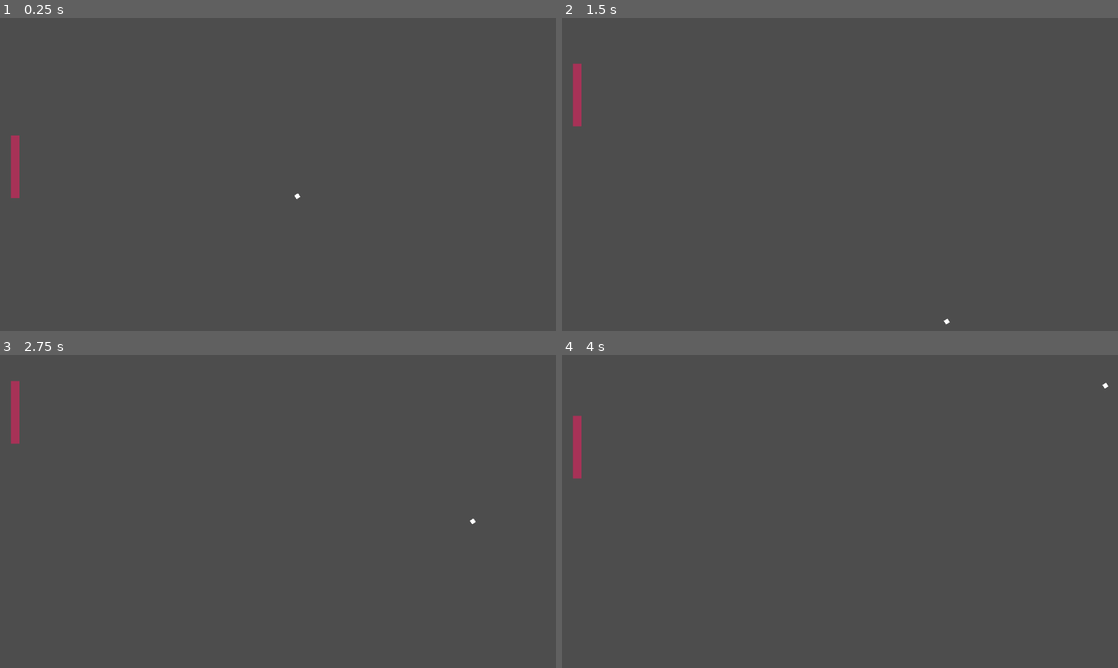
Above: before the commit, frames 1-4 (two rows, left to right).
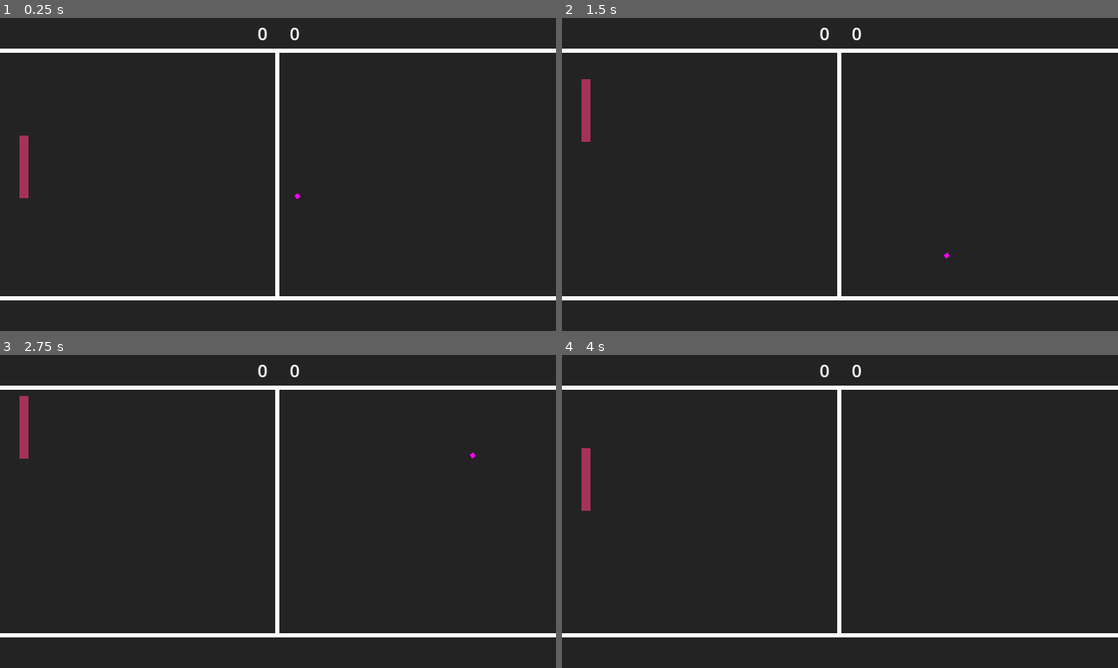
Above: after the commit, the same moments.

Repository: rdleon/netpong
Game: Godot game, scene res://Scenes/scene_handler.tscn
The game is run twice, just before and just after one commit, with the same random seed, the same clock (stepped at 60 frames per second) and the same inputs.
Inputs:
- Up to frame 1 (0.25 s): no input
- Up to frame 2 (1.5 s): hold Up (ui_up) 0.53-1.28 s; hold Down (ui_down) from 1.28 s (still down)
- Up to frame 3 (2.75 s): release Down (ui_down) at 2.03 s; hold Up (ui_up) from 2.03 s (still down)
- Up to frame 4 (4 s): tap Enter at 3.5 s; release Up (ui_up) at 3.53 s; hold Down (ui_down) from 3.53 s (still down)

The runs differ from the first frame. In frame 1, 100% of the frame differs, in the area x 0-100%, y 0-100%; in frame 2, 100%; in frame 3, 100%; in frame 4, 100%.

Commit message:
changed the walls to interact with the ball when entered

Diff:
--- a/Scenes/ball.gd
+++ b/Scenes/ball.gd
@@ -1,5 +1,4 @@
 extends CharacterBody2D
-
 const SPEED = 300
 
 var motion = Vector2()
@@ -12,8 +11,17 @@
 	position = Vector2(644, 347)
 	velocity = Vector2(SPEED, 0).rotated(rotation)
 
-# Called when the node enters the scene tree for the first time.
 func _physics_process(delta):
 	var collision = move_and_collide(velocity * delta)
 	if collision:
 		velocity = velocity.bounce(collision.get_normal())
+
+
+func _on_area_2d_body_entered(body):
+	pass
+#	velocity = velocity.bounce(Vector2(-1,0))
+
+
+func _on_area_2d_2_body_entered(body):
+	pass
+#	velocity = velocity.bounce(Vector2(-1,0))
--- a/Scenes/ball.tscn
+++ b/Scenes/ball.tscn
@@ -1,27 +1,19 @@
-[gd_scene load_steps=3 format=3 uid="uid://bnletd558fpyp"]
+[gd_scene load_steps=4 format=3 uid="uid://bnletd558fpyp"]
 
 [ext_resource type="Script" path="res://Scenes/ball.gd" id="1_58hh5"]
+
+[sub_resource type="PlaceholderTexture2D" id="PlaceholderTexture2D_7m4vk"]
+size = Vector2(10, 10)
 
 [sub_resource type="CircleShape2D" id="CircleShape2D_ovy1m"]
 radius = 5.0
 
 [node name="Ball" type="CharacterBody2D"]
-position = Vector2(644, 347)
 script = ExtResource("1_58hh5")
 metadata/_edit_group_ = true
 
-[node name="ColorRect" type="ColorRect" parent="."]
-anchors_preset = 8
-anchor_left = 0.5
-anchor_top = 0.5
-anchor_right = 0.5
-anchor_bottom = 0.5
-offset_left = -5.0
-offset_top = -5.0
-offset_right = 5.0
-offset_bottom = 5.0
-grow_horizontal = 2
-grow_vertical = 2
+[node name="ColorRect" type="Sprite2D" parent="."]
+texture = SubResource("PlaceholderTexture2D_7m4vk")
 
 [node name="CollisionShape2D" type="CollisionShape2D" parent="."]
 shape = SubResource("CircleShape2D_ovy1m")
--- a/Scenes/scene_handler.tscn
+++ b/Scenes/scene_handler.tscn
@@ -3,10 +3,10 @@
 [ext_resource type="PackedScene" uid="uid://dbx4n71caonra" path="res://Scenes/player.tscn" id="1_o8i4a"]
 [ext_resource type="PackedScene" uid="uid://bnletd558fpyp" path="res://Scenes/ball.tscn" id="2_3awd0"]
 
-[sub_resource type="PhysicsMaterial" id="PhysicsMaterial_nnyq7"]
-
 [sub_resource type="RectangleShape2D" id="RectangleShape2D_17q0h"]
 size = Vector2(1300, 10)
+
+[sub_resource type="PhysicsMaterial" id="PhysicsMaterial_nnyq7"]
 
 [sub_resource type="RectangleShape2D" id="RectangleShape2D_osgqm"]
 size = Vector2(10, 740)
@@ -14,29 +14,85 @@
 [node name="PlayField" type="Node"]
 
 [node name="Player" parent="." instance=ExtResource("1_o8i4a")]
-position = Vector2(25, 270)
+position = Vector2(45, 270)
 
 [node name="Ball" parent="." instance=ExtResource("2_3awd0")]
+position = Vector2(632, 360)
 
-[node name="Border" type="StaticBody2D" parent="."]
-position = Vector2(639, 0)
+[node name="Bottom" type="StaticBody2D" parent="."]
+position = Vector2(640, 645)
+collision_layer = 3
+collision_mask = 3
+
+[node name="Bottom" type="CollisionShape2D" parent="Bottom"]
+shape = SubResource("RectangleShape2D_17q0h")
+
+[node name="ColorRect2" type="ColorRect" parent="Bottom/Bottom"]
+offset_left = -650.0
+offset_top = -5.0
+offset_right = 650.0
+offset_bottom = 5.0
+
+[node name="Top" type="StaticBody2D" parent="."]
+position = Vector2(-1, -48)
 collision_layer = 3
 collision_mask = 3
 physics_material_override = SubResource("PhysicsMaterial_nnyq7")
 
-[node name="Top" type="CollisionShape2D" parent="Border"]
+[node name="Top" type="CollisionShape2D" parent="Top"]
+position = Vector2(640, 123)
 shape = SubResource("RectangleShape2D_17q0h")
 
-[node name="Bottom" type="CollisionShape2D" parent="Border"]
-position = Vector2(0, 721)
-shape = SubResource("RectangleShape2D_17q0h")
+[node name="ColorRect" type="ColorRect" parent="Top/Top"]
+offset_left = -650.0
+offset_top = -5.0
+offset_right = 650.0
+offset_bottom = 5.0
 
-[node name="Left" type="CollisionShape2D" parent="Border"]
-position = Vector2(-640, 360)
+[node name="Left" type="Area2D" parent="."]
+
+[node name="Left" type="CollisionShape2D" parent="Left"]
+position = Vector2(-1, 360)
 shape = SubResource("RectangleShape2D_osgqm")
 
-[node name="Right" type="CollisionShape2D" parent="Border"]
-position = Vector2(641, 360)
+[node name="Right" type="Area2D" parent="."]
+
+[node name="Right" type="CollisionShape2D" parent="Right"]
+position = Vector2(1280, 360)
 shape = SubResource("RectangleShape2D_osgqm")
 
+[node name="Control" type="Control" parent="."]
+layout_mode = 3
+anchors_preset = 0
+offset_right = 40.0
+offset_bottom = 40.0
+
+[node name="Left" type="Label" parent="Control"]
+layout_mode = 0
+offset_left = 593.0
+offset_top = 8.0
+offset_right = 633.0
+offset_bottom = 66.0
+theme_override_font_sizes/font_size = 40
+text = "0"
+
+[node name="Right" type="Label" parent="Control"]
+layout_mode = 0
+offset_left = 667.0
+offset_top = 8.0
+offset_right = 707.0
+offset_bottom = 66.0
+theme_override_font_sizes/font_size = 40
+text = "0"
+
+[node name="ColorRect" type="ColorRect" parent="Control"]
+layout_mode = 0
+offset_left = 634.0
+offset_top = 75.0
+offset_right = 644.0
+offset_bottom = 640.0
+
+[connection signal="body_entered" from="Left" to="Ball" method="_on_area_2d_body_entered"]
+[connection signal="body_entered" from="Right" to="Ball" method="_on_area_2d_2_body_entered"]
+
 [editable path="Ball"]
--- a/project.godot
+++ b/project.godot
@@ -19,7 +19,9 @@
 
 window/size/viewport_width=1280
 window/size/viewport_height=720
+window/stretch/mode="canvas_items"
 
 [rendering]
 
 renderer/rendering_method="mobile"
+environment/defaults/default_clear_color=Color(0.137255, 0.137255, 0.137255, 1)
